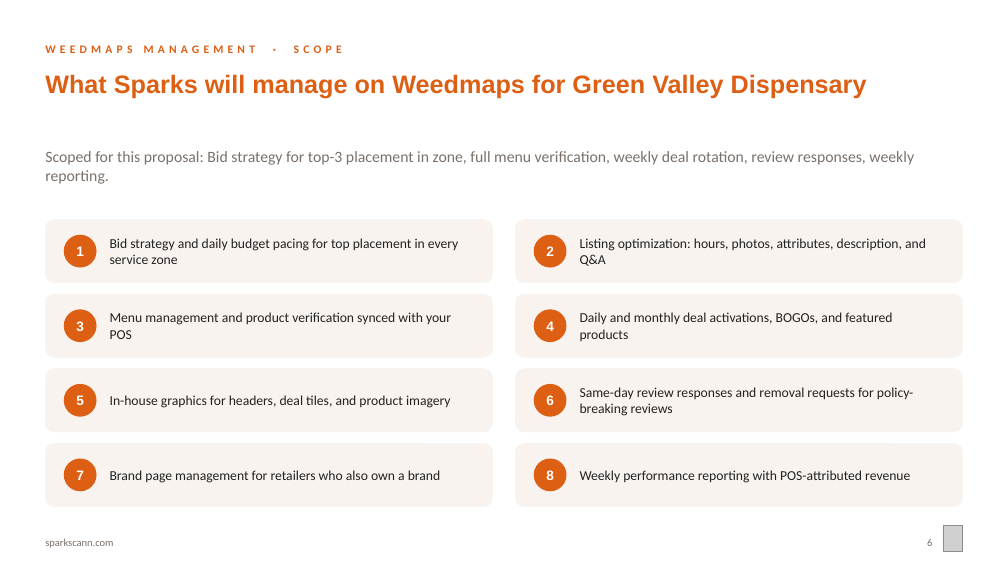
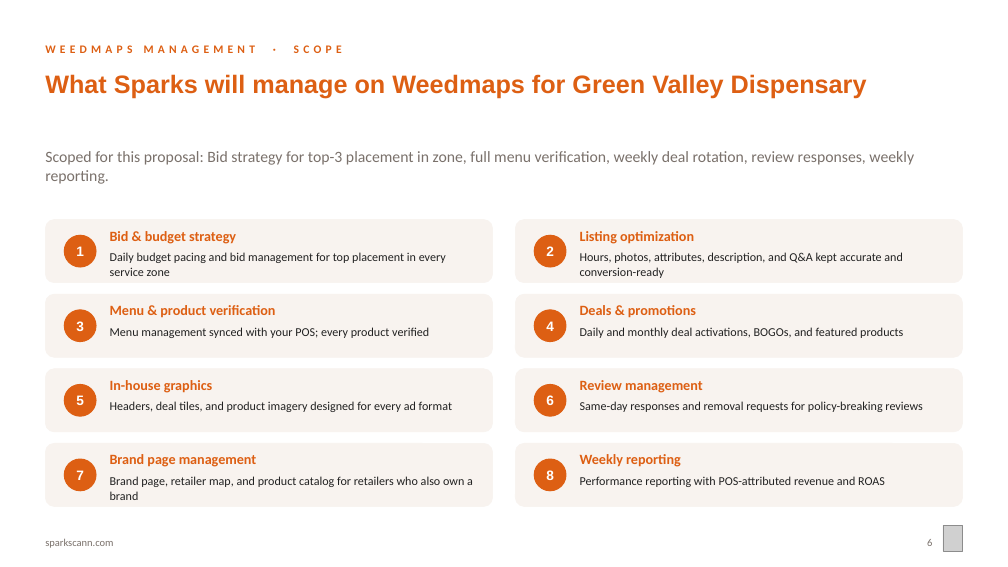
Before and after one commit to sparksmanagement/pitchdeckspecialist, a slide deck: slide 6 of decks/Sparks-x-example-green-valley.pptx. Drawn at 1008x567 pixels with LibreOffice and Linux fonts; fonts in the diff are those of the drawing; grey boxes stand for pictures. Boxes give left, top, right and bottom in pixels: in the first picture for what was removed or moved away, otherwise in the second. Text is boxed around its words. In the diff, an @@ line names an element or a change of style, - is before the commit and + after.

```diff
--- a/decks/Sparks-x-example-green-valley.pptx
+++ b/decks/Sparks-x-example-green-valley.pptx
@@ text added at [110, 231, 236, 244], 13.5 pt, text #DD5F13, bold @@
+Bid & budget strategy
@@ text added at [580, 231, 694, 244], 13.5 pt, text #DD5F13, bold @@
+Listing optimization
@@ text at [110, 252, 446, 276]: text changed; size 13 to 11.5 pt @@
-Bid strategy and daily budget pacing for top placement in every service zone
+Daily budget pacing and bid management for top placement in every service zone
@@ text at [580, 252, 902, 278]: text changed; size 13 to 11.5 pt @@
-Listing optimization: hours, photos, attributes, description, and Q&A
+Hours, photos, attributes, description, and Q&A kept accurate and conversion-ready
@@ text at [110, 327, 429, 338]: text changed; size 13 to 11.5 pt @@
-Menu management and product verification synced with your POS
+Menu management synced with your POS; every product verified
@@ text added at [110, 305, 276, 318], 13.5 pt, text #DD5F13, bold @@
+Menu & product verification
@@ text "Daily and monthly deal activations, ...": place and size @@
-text "Daily and monthly deal activations, ..." at [580, 312, 892, 341]
+text "Daily and monthly deal activations, ..." at [580, 327, 903, 338]
@@ text "Daily and monthly deal activations, ..." at [580, 327, 903, 338]: size 13 to 11.5 pt; vertical alignment middle to top @@
@@ text added at [580, 305, 696, 318], 13.5 pt, text #DD5F13, bold @@
+Deals & promotions
@@ text added at [110, 380, 212, 393], 13.5 pt, text #DD5F13, bold @@
+In-house graphics
@@ text added at [580, 380, 703, 393], 13.5 pt, text #DD5F13, bold @@
+Review management
@@ vertical alignment middle to top in 7 elements at [580, 401, 922, 412], [580, 476, 885, 487], [110, 252, 446, 276], [110, 476, 473, 500], [580, 252, 902, 278], [110, 327, 429, 338], [110, 401, 452, 412] @@
@@ text at [110, 401, 452, 412]: text changed; size 13 to 11.5 pt @@
-In-house graphics for headers, deal tiles, and product imagery
+Headers, deal tiles, and product imagery designed for every ad format
@@ text at [580, 401, 922, 412]: text changed; size 13 to 11.5 pt @@
-Same-day review responses and removal requests for policy-breaking reviews
+Same-day responses and removal requests for policy-breaking reviews
@@ text at [110, 476, 473, 500]: text changed; size 13 to 11.5 pt @@
-Brand page management for retailers who also own a brand
+Brand page, retailer map, and product catalog for retailers who also own a brand
@@ text added at [110, 454, 256, 467], 13.5 pt, text #DD5F13, bold @@
+Brand page management
@@ text at [580, 476, 885, 487]: text changed; size 13 to 11.5 pt @@
-Weekly performance reporting with POS-attributed revenue
+Performance reporting with POS-attributed revenue and ROAS
@@ text added at [580, 454, 681, 467], 13.5 pt, text #DD5F13, bold @@
+Weekly reporting
```
Also in this commit, not shown: 3 other slides changed, 2 other files.
